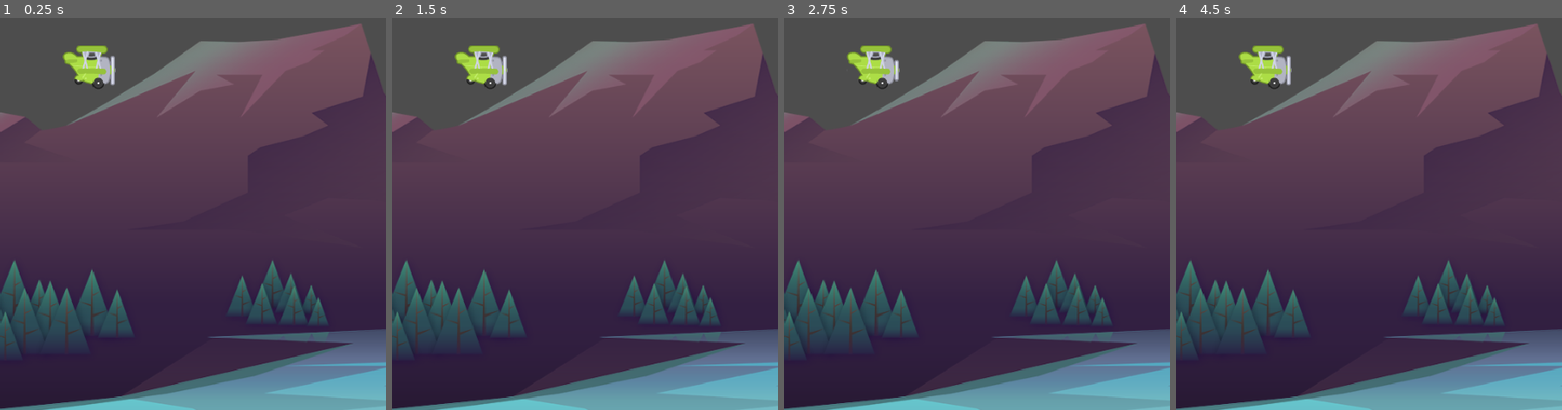
Above: before the commit, frames 1-4 (left to right).
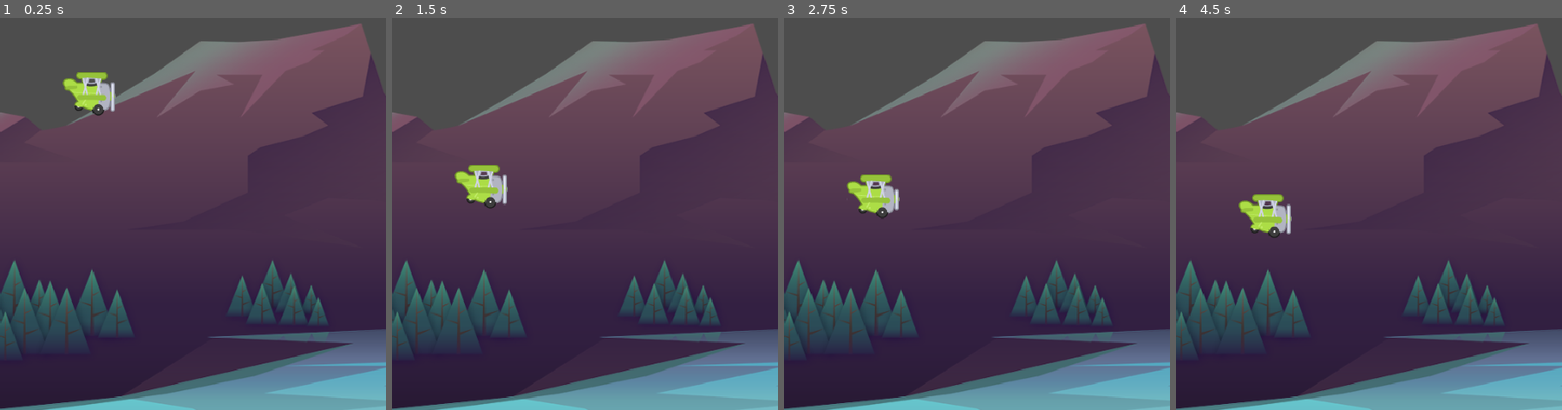
Above: after the commit, the same moments.

Repository: LHO-Developments/Godot-Projects
Game: Godot game, scene res://Scenes/Game/game.tscn
Same seed, same stepped clock (60 frames per second), same inputs: the game is played once before the commit and once after it.
Inputs:
- Up to frame 1 (0.25 s): no input
- Up to frame 2 (1.5 s): hold Space (power, bound only after the commit) 0.53-1.28 s; tap Space (power, bound only after the commit) at 1.35 s
- Up to frame 3 (2.75 s): hold Space (power, bound only after the commit) from 2.03 s (still down)
- Up to frame 4 (4.5 s): release Space (power, bound only after the commit) at 2.78 s; tap Space (power, bound only after the commit) at 2.85, 4.35 s; hold Space (power, bound only after the commit) 3.53-4.28 s

The runs differ from the first frame. In frame 1, 1.8% of the frame differs, in the area x 16-30%, y 7-25%; in frame 2, 2.0%; in frame 3, 1.9%; in frame 4, 2.0%, in the area x 16-30%, y 7-57%.

Commit message:
add jumping on plane

Diff:
--- a/Tappy/tappy/Scenes/Tappy/Tappy.tscn
+++ b/Tappy/tappy/Scenes/Tappy/Tappy.tscn
@@ -1,5 +1,6 @@
-[gd_scene load_steps=7 format=3 uid="uid://b80ihttvunysr"]
+[gd_scene load_steps=8 format=3 uid="uid://b80ihttvunysr"]
 
+[ext_resource type="Script" uid="uid://b5wu87f63fwgk" path="res://Scenes/Tappy/tappy.gd" id="1_46n2r"]
 [ext_resource type="Texture2D" uid="uid://6wgy4r0uplfe" path="res://Assets/plane/planes_sheet.png" id="1_e2xxp"]
 
 [sub_resource type="AtlasTexture" id="AtlasTexture_46n2r"]
@@ -35,6 +36,7 @@
 radius = 30.0167
 
 [node name="Tappy" type="CharacterBody2D"]
+script = ExtResource("1_46n2r")
 
 [node name="AnimatedSprite2D" type="AnimatedSprite2D" parent="."]
 scale = Vector2(0.75, 0.75)
--- /dev/null
+++ b/Tappy/tappy/Scenes/Tappy/tappy.gd
@@ -0,0 +1,19 @@
+extends CharacterBody2D
+
+const JUMP_POWER: float = -350.0;
+
+var _gravity: float = ProjectSettings.get("physics/2d/default_gravity");
+var _jumped: bool = false;
+
+func _unhandled_input(event: InputEvent) -> void:
+	if event.is_action_pressed("power"):
+		_jumped = true;
+
+func _physics_process(delta: float) -> void:
+	velocity.y += _gravity * delta;
+
+	if _jumped:
+		velocity.y = JUMP_POWER;
+		_jumped = false;
+
+	move_and_slide();
--- a/Tappy/tappy/project.godot
+++ b/Tappy/tappy/project.godot
@@ -25,6 +25,14 @@
 
 naming/scene_name_casing=1
 
+[input]
+
+power={
+"deadzone": 0.2,
+"events": [Object(InputEventKey,"resource_local_to_scene":false,"resource_name":"","device":-1,"window_id":0,"alt_pressed":false,"shift_pressed":false,"ctrl_pressed":false,"meta_pressed":false,"pressed":false,"keycode":0,"physical_keycode":32,"key_label":0,"unicode":32,"location":0,"echo":false,"script":null)
+]
+}
+
 [rendering]
 
 renderer/rendering_method="mobile"
Not shown, added: Tappy/tappy/Scenes/Tappy/tappy.gd.uid
